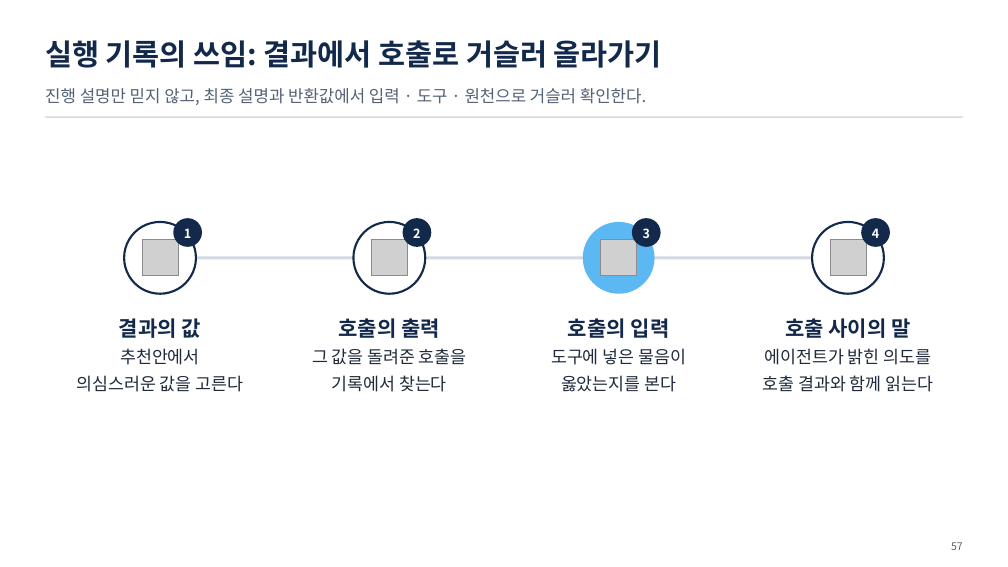
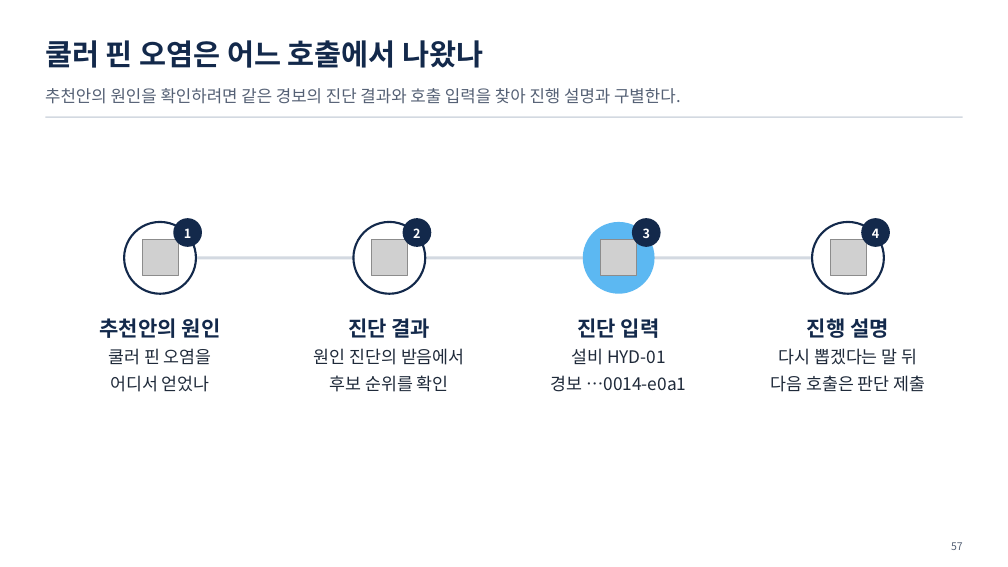
Before and after one commit to uengine-oss/hyd-iot-edu, a slide deck: slide 57 of workspace/강의제작/산출물/통합반/이론/05회차/통합반_05일차.pptx. Drawn at 1008x567 pixels with LibreOffice and Linux fonts; fonts in the diff are those of the drawing; grey boxes stand for pictures. Boxes give left, top, right and bottom in pixels: in the first picture for what was removed or moved away, otherwise in the second. Text is boxed around its words. In the diff, an @@ line names an element or a change of style, - is before the commit and + after.

Commit message:
통합반 5회차 53~60장의 구조화 출력과 실행 기록을 공식 화면·낭독과 맞춘다

```diff
--- a/workspace/강의제작/산출물/통합반/이론/05회차/통합반_05일차.pptx
+++ b/workspace/강의제작/산출물/통합반/이론/05회차/통합반_05일차.pptx
@@ text at box(45, 40, 484, 68): text changed @@
-실행 기록의 쓰임: 결과에서 호출로 거슬러 올라가기
+쿨러 핀 오염은 어느 호출에서 나왔나
@@ text at box(45, 88, 681, 104): text changed @@
-진행 설명만 믿지 않고, 최종 설명과 반환값에서 입력 · 도구 · 원천으로 거슬러 확인한다.
+추천안의 원인을 확인하려면 같은 경보의 진단 결과와 호출 입력을 찾아 진행 설명과 구별한다.
@@ text at box(100, 318, 221, 392): text changed @@
-결과의 값
-추천안에서
-의심스러운 값을 고른다
+추천안의 원인
+쿨러 핀 오염을
+어디서 얻었나
@@ text at box(314, 318, 465, 392): text changed @@
-호출의 출력
-그 값을 돌려준 호출을
-기록에서 찾는다
+진단 결과
+원인 진단의 받음에서
+후보 순위를 확인
@@ text at box(551, 318, 686, 392): text changed @@
-호출의 입력
-도구에 넣은 물음이
-옳았는지를 본다
+진단 입력
+설비 HYD-01
+경보 …0014-e0a1
@@ text at box(771, 318, 925, 392): text changed @@
-호출 사이의 말
-에이전트가 밝힌 의도를
-호출 결과와 함께 읽는다
+진행 설명
+다시 뽑겠다는 말 뒤
+다음 호출은 판단 제출
```
Also in this commit, not shown: 7 other slides changed, 31 other files.
